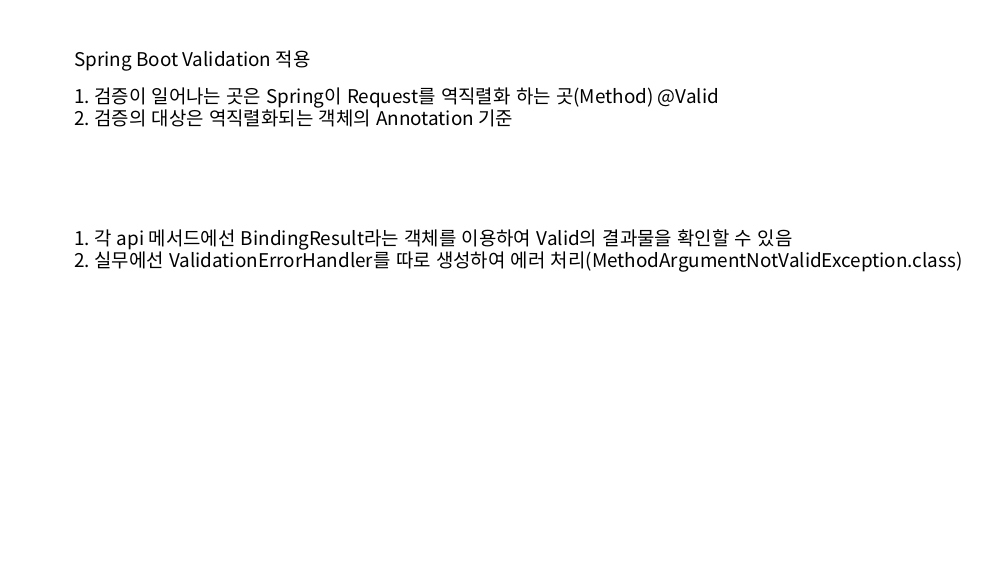
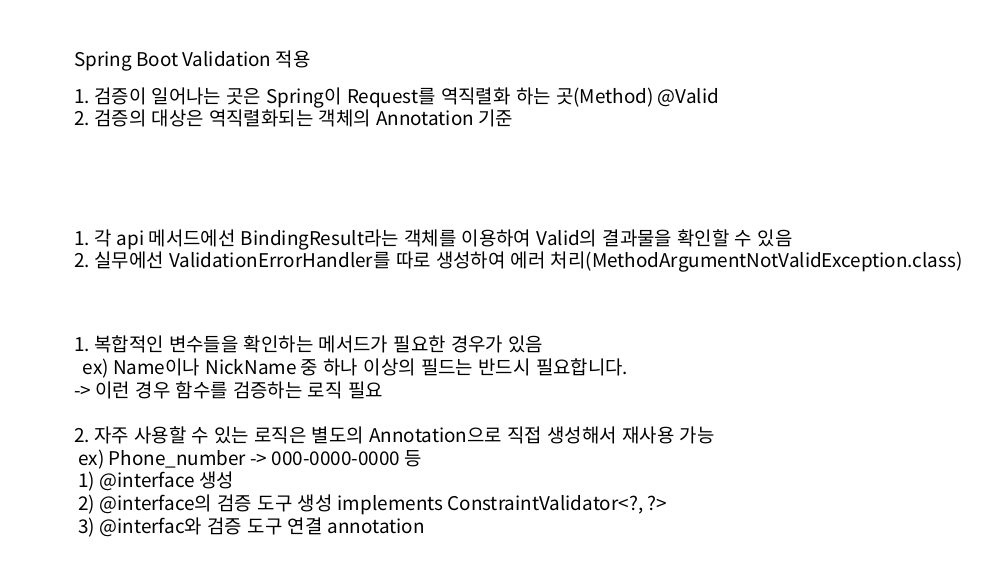
Before and after one commit to Goo-hyunwoo/fc-rest-api, a slide deck: slide 13 of rest-api.pptx. Drawn at 1008x567 pixels with LibreOffice and Linux fonts; fonts in the diff are those of the drawing. Boxes give left, top, right and bottom in pixels: in the first picture for what was removed or moved away, otherwise in the second. Text is boxed around its words. In the diff, an @@ line names an element or a change of style, - is before the commit and + after.

```diff
--- a/rest-api.pptx
+++ b/rest-api.pptx
@@ text added at [74, 335, 715, 537], 18 pt, text #000000 @@
+1. 복합적인 변수들을 확인하는 메서드가 필요한 경우가 있음
+ex) Name이나 NickName 중 하나 이상의 필드는 반드시 필요합니다.
+-> 이런 경우 함수를 검증하는 로직 필요
+2. 자주 사용할 수 있는 로직은 별도의 Annotation으로 직접 생성해서 재사용 가능
+ex) Phone_number -> 000-0000-0000 등
+1) @interface 생성
+2) @interface의 검증 도구 생성 implements ConstraintValidator<?, ?>
+3) @interfac와 검증 도구 연결 annotation
```
Also in this commit, not shown: 5 other files.
